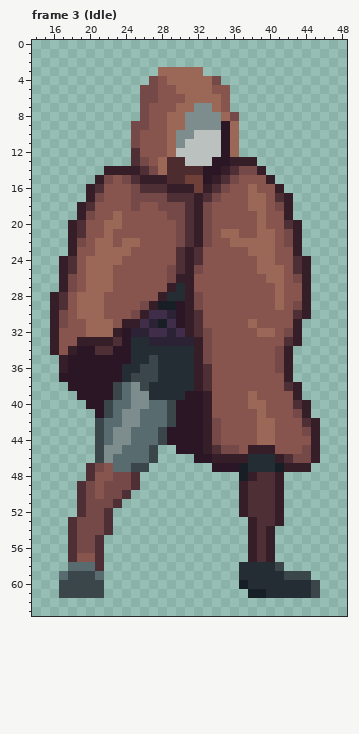
A pixel-art file gets an edit: Biogenesis_SNZA/Assets/Sprites/Liora/Liora_Idle.aseprite. The picture above is the old version.
64x64 pixels, 8 frames. Colours within 5 levels of each other are drawn and written as one. Shown: frame 3 (Idle): x 14..48, y 0..63. The commit also changed other frames, which this record leaves out.
The same view after the edit:
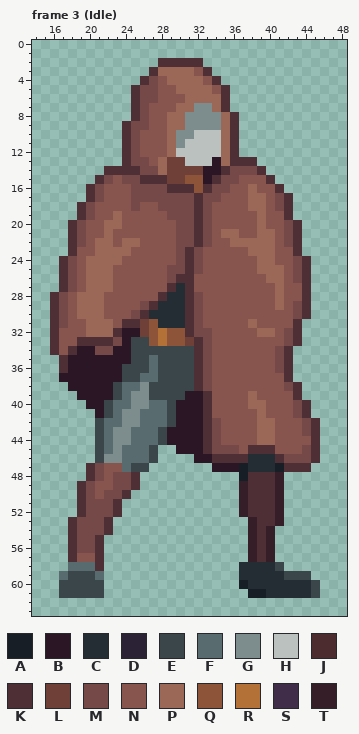
Palette (. is transparent): A #181e25  B #2b1625  C #232d33  D #2b2335  E #3a464a  F #586b6f  G #7d8c8c  H #bbc1be  J #4d2c2f  K #4e2f35  L #6f4037  M #754947  N #88544e  P #9b6757  Q #8e5439  R #b47137  S #3f2d49  T #361e29
Diff:
Changed rows in their new state; - is an unchanged pixel.
Frame 3 (Idle), layer "Flattened":
first column x 16:
 2 ------------KKKKK-------------
 3 -----------K----NK------------
 4 ----------K------NK-----------
 5 ---------K---------K----------
 6 ---------K---------K----------
 7 ---------K---------K----------
 8 ---------K----------K---------
 9 --------K----------PK---------
10 --------K----------PK---------
11 --------K----------PK---------
12 --------KM---------PK---------
13 --------KM---LL----PKKK-------
14 ------KKKKM--LLLL--KM--K------
15 -----K---MKKKLLQQ-KM----K-----
16 ----KM----MMMKKKQKM------K----
17 ----K--------MMMKM-------MK---
18 ---KM----------MK---------K---
19 ---K-----------MK---------K---
20 --KM-----------MK---------MK--
21 --KM-----------MK----------K--
22 --K------------MK----------K--
23 --K-----------MKM----------K--
24 -KM-----------MKM----------MK-
25 -KM-----------MK-----------MK-
26 -K------------KK------------K-
27 -K-----------K-K------------K-
28 KM----------K--K------------K-
29 KM---------KCCCK------------K-
30 K---------KCCCCKM----------MK-
31 K-------KKLQCCCKM----------K--
32 K------K-BLQRQQKM----------K--
33 K--KKKKM-EEQRQQLK---------MK--
34 K-K--MM--EEEEEEEK---------K---
35 -K-------EEFEEEEK---------K---
36 -K------EE-FEEEEKM--------K---
37 --------E-FFEEEEKM--------K---
38 ---------FGEEEEEKM--------MK--
39 -----------EEEE--K---------K--
40 -----------------K---------MK-
41 -----------------K----------K-
42 -----------------K----------MK
43 -----------------K-----------K
44 -----------------K-----------K
45 ------F----------KM---KKK----K
46 -------G----------KKKK---KM--K
47 -------N------------------KKK-
48 -----M----------------K-------
49 ------N-----------------------
52 ------MK----------------------
Boxes around the changes in both pictures, in picture pixels (x1, y1, x2, y2):
changed: (50, 58, 320, 517)
